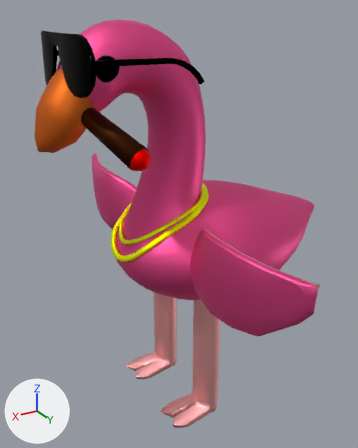
Two versions of the FBX model Assets/Prototype/Models/Characters/Pinky.fbx, one commit apart.
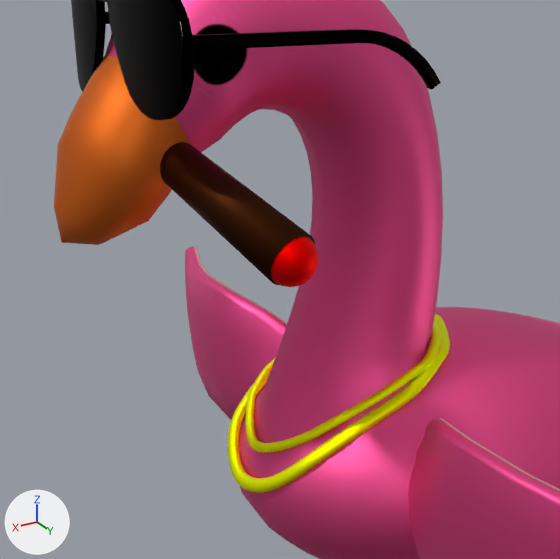
Old and new are each drawn whole from a 50 mm camera at (157.0, 259.0, 263.0) aimed at (-3.0, -7.0, 130.0) and again close up on the part from 3% to 72% of the width and 10% to 65% of the height. The lights are fixed; the arrows at lower left show +X, +Y and +Z.

Script lines for the objects in view, before the commit:
```python
me_pinky = bpy.data.meshes.new('Pinky')
me_pinky.from_pydata(...)  # 14085 vertices, 15175 faces; spans x -118.0..89.0, y -129.0..128.0, z 1.0..259.0
me_pinky.materials.append(mat_default)  # picture img_pinky_base_t_jpg
ob_pinky_001 = bpy.data.objects.new('Pinky.001', me_pinky)
ob_pinky_001.location = (0.0, 0.0, 0.0)
```
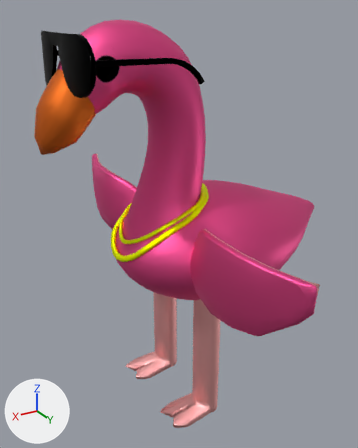
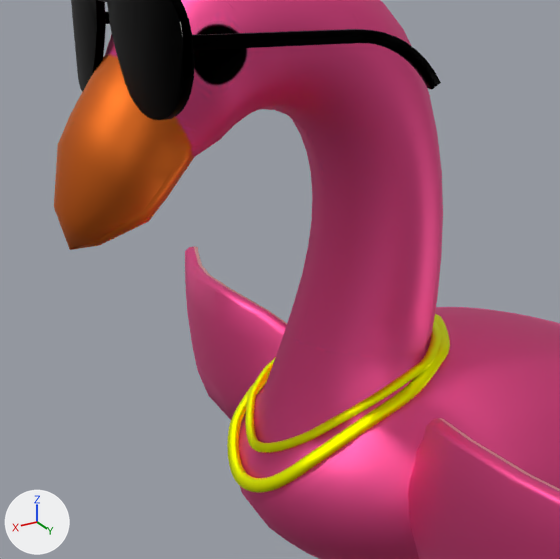
What differs and where, as boxes [x1, y1, x2, y2] in the close-ups (560 x 559 px):
part 1 of me_pinky, deleted (red): before [271, 236, 319, 287]
part 2 of me_pinky, deleted (brown): before [160, 142, 315, 285]
part 3 of me_pinky, built on: before [54, 207, 99, 245]; after [54, 163, 181, 250]

The change, as a diff of the scene's bpy script:
```diff
--- a/Assets/Prototype/Models/Characters/Pinky.fbx.py
+++ b/Assets/Prototype/Models/Characters/Pinky.fbx.py
@@ me_pinky @@
 # used by ob_pinky_001; location = (0.0, 0.0, 0.0)
-me_pinky.from_pydata(...)  # 14085 vertices, 15175 faces; spans x -118.0..89.0, y -129.0..128.0, z 1.0..259.0
+me_pinky.from_pydata(...)  # 13547 vertices, 15263 faces; spans x -118.0..89.0, y -129.0..128.0, z 1.0..259.0
+# me_pinky part 1: the loose piece of 482 vertices spanning x 47.0..59.0, y 41.0..54.0, z 191.0..203.0 is deleted
+# me_pinky part 2: the loose piece of 64 vertices spanning x 47.0..70.0, y 9.0..51.0, z 191.0..218.0 is deleted
+# me_pinky part 3: 1 vertex moved from x 89.0, y 0.0, z 194.0 to x 87.0, y 0.0, z 193.0; 8 vertices added at x 65.0..87.0, y -14.0..14.0, z 192.0..213.0
 me_pinky.materials.append(mat_default)
```
